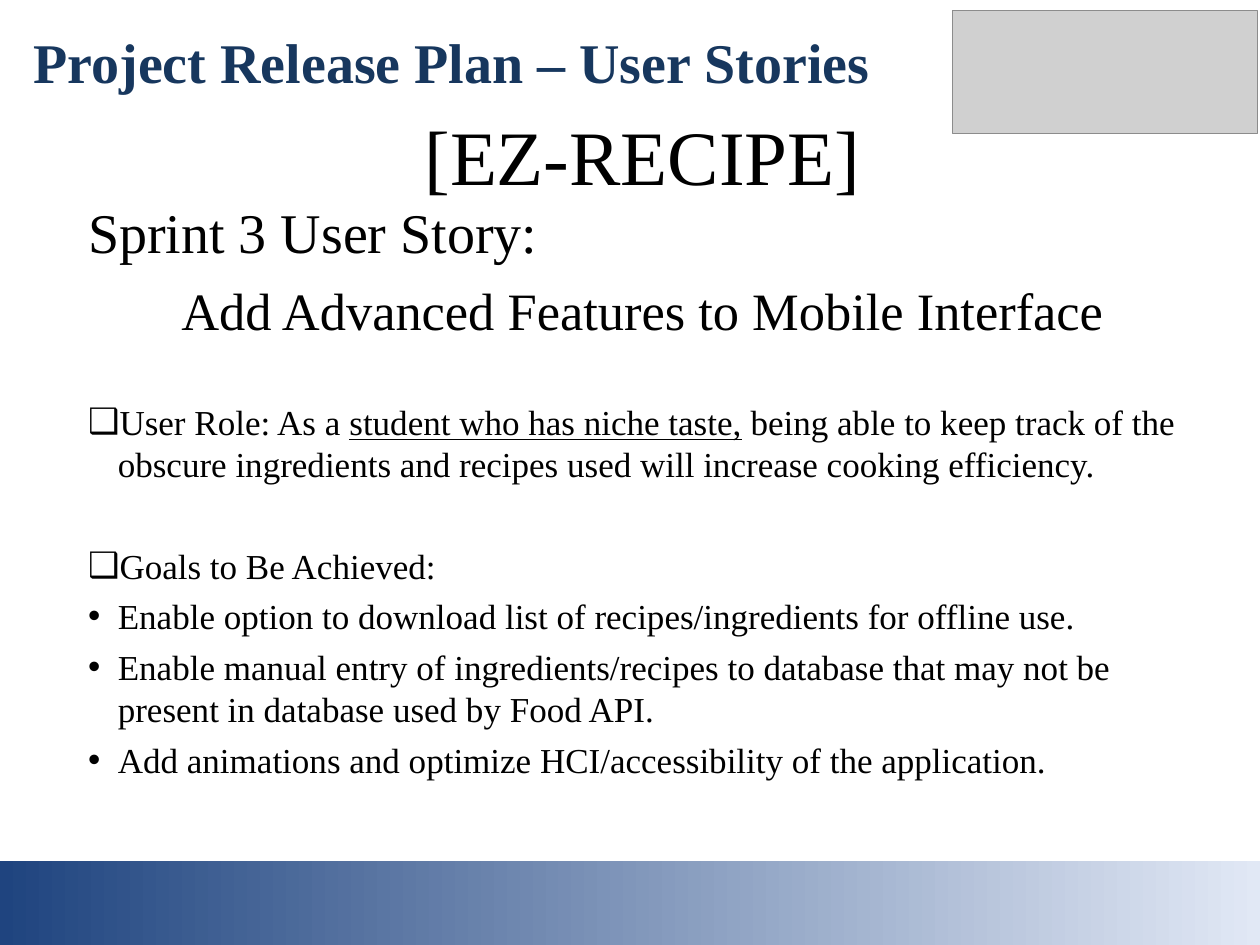
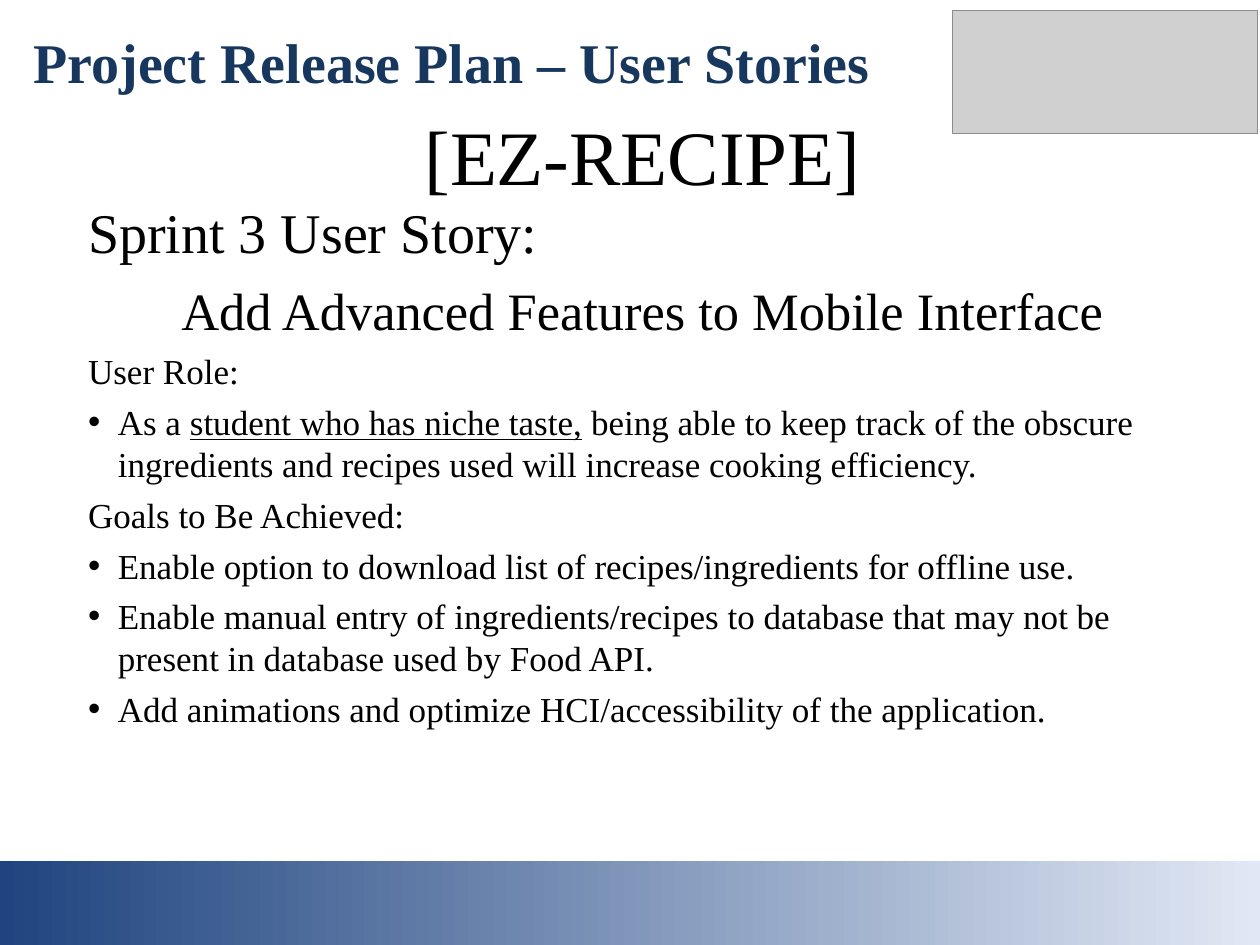
Before and after one commit to ddiannak/ezrecipe, a slide deck: slide 6 of EZ_Recipe.ppt. Drawn at 1260x945 pixels with LibreOffice and Linux fonts; fonts in the diff are those of the drawing; grey boxes stand for pictures. Boxes give left, top, right and bottom in pixels: in the first picture for what was removed or moved away, otherwise in the second. Text is boxed around its words. In the diff, an @@ line names an element or a change of style, - is before the commit and + after.

```diff
--- a/EZ_Recipe.ppt
+++ b/EZ_Recipe.ppt
@@ text at box(88, 359, 1133, 484): text changed @@
-❑ User Role: As a student who has niche taste, being able to keep track of the obscure ingredients and recipes used will increase cooking efficiency.
+User Role:
+• As a student who has niche taste, being able to keep track of the obscure ingredients and recipes used will increase cooking efficiency.
@@ text at box(88, 503, 404, 529): bullet ❑ to none @@
```
Also in this commit, not shown: 6 other slides changed.
